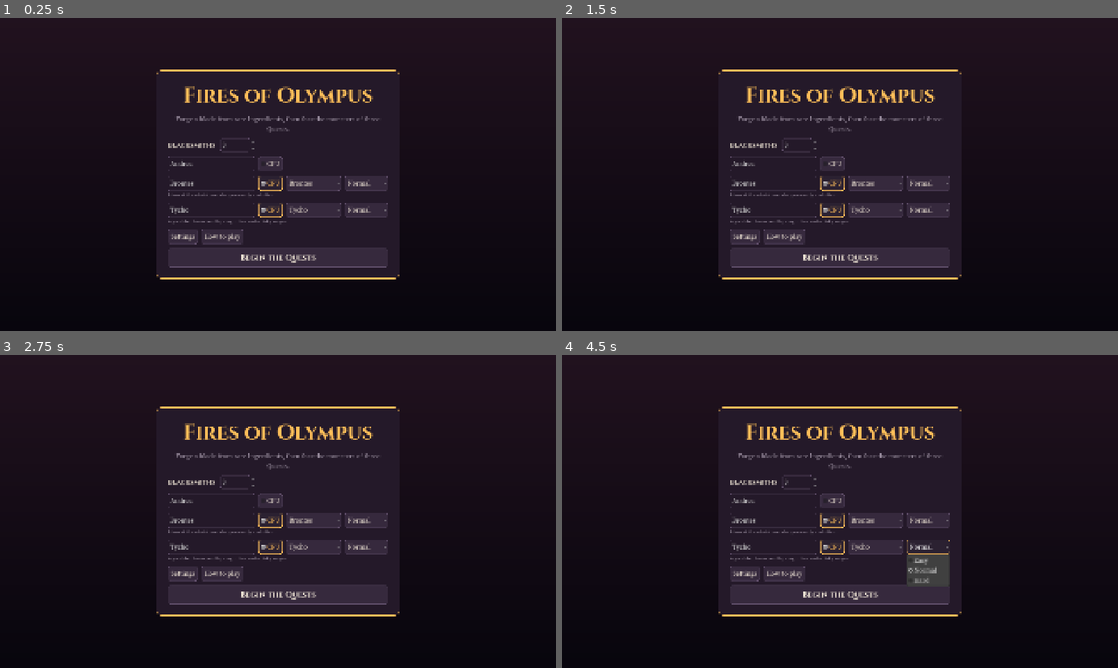
Above: before the commit, frames 1-4 (two rows, left to right).
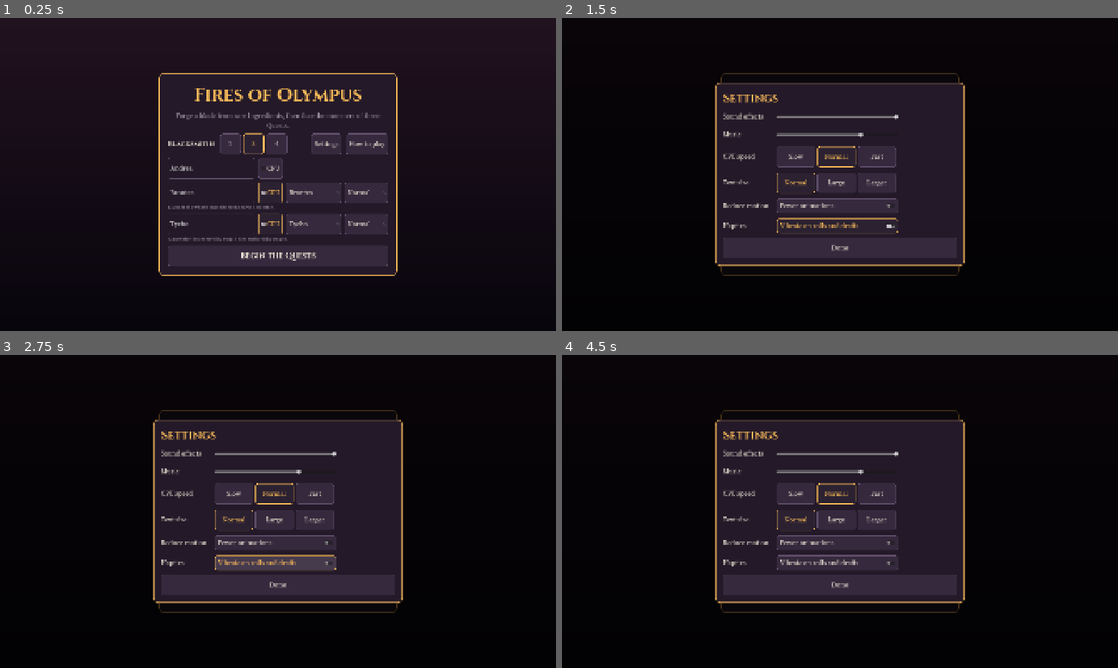
Above: after the commit, the same moments.

Repository: adpreese/firesofolympus
Game: Godot game, scene res://scenes/main.tscn
The game is run twice, just before and just after one commit, with the same random seed, the same clock (stepped at 60 frames per second) and the same inputs.
Inputs (mouse positions are in pixels of both pictures, inside the frame that each line leads up to):
- Up to frame 1 (0.25 s): no input
- Up to frame 2 (1.5 s): click "Settings" at 0.5 s; click "How to play" at 1.25 s
- Up to frame 3 (2.75 s): click (278, 561) at 2 s, where only the run after the commit has a clickable "Vibrate on rolls and drafts"
- Up to frame 4 (4.5 s): click "Normal" at 2.75 s; click "Normal" at 3.5 s; click "Normal" at 4.25 s

The runs differ from the first frame. In frame 1, 5.6% of the frame differs, in the area x 28-72%, y 16-84%; in frame 2, 8.3%; in frame 3, 8.9%, in the area x 27-73%, y 16-84%; in frame 4, 8.9%.

Commit message:
Platform and accessibility: touch targets, iOS safe areas, haptics, die symbols, app icon and launch screen
Dice carry corner symbols (✓ × ◆ ▲) so meaning doesn't rest on colour. Controls are
at least 72 px (44 pt on iPad); the card info button gets a 72 px tap area. Player
count is now buttons. Icon and splash are generated by tools/make_art.gd.

Co-Authored-By: Claude Opus 5.5 <noreply@anthropic.com>

Diff:
--- a/project.godot
+++ b/project.godot
@@ -10,6 +10,9 @@
 config/version="0.1.0"
 run/main_scene="res://scenes/main.tscn"
 config/icon="res://icon.png"
+boot_splash/bg_color=Color(0.03, 0.02, 0.05, 1)
+boot_splash/image="res://assets/splash.png"
+boot_splash/use_filter=false
 config/features=PackedStringArray("4.7", "GL Compatibility")
 
 [display]
--- a/scripts/main.gd
+++ b/scripts/main.gd
@@ -22,11 +22,13 @@
 var bot_wait := 0.0
 var cpu: Array = []            # per seat: {} for a human, {level, persona} for a CPU
 var bot_plan: FoBot.Plan       # the CPU decision being thought about
+const TOUCH := 72.0             # minimum tap size: 44 pt on an iPad at this 1920x1080 layout
 const THINK_MS := 10.0         # Hard CPUs think this long per frame so the UI stays smooth
 var autoplay := "--autoplay" in OS.get_cmdline_user_args()
 
 var seat_rows: Array = []  # [seat box, name LineEdit, CPU CheckBox, persona OptionButton, level OptionButton, blurb Label]
-var count_spin: SpinBox
+var player_count := 3            # seats in use on the setup screen
+var count_row: HBoxContainer
 var players_box: VBoxContainer
 var header: VBoxContainer
 var action_box: VBoxContainer
@@ -54,6 +56,7 @@
 var card_nodes := {}           # card id -> [zone, Control, card name] from the latest render
 var flights := 0               # cards in the air
 
+var board_margin: MarginContainer
 var persist := false           # autosave to FoSave (off for tests and --autoplay)
 var saved := []                # [moves, seen] last written, to skip identical saves
 var resume := []               # [FoGame, seen] from the save file, for the title screen
@@ -68,6 +71,7 @@
 	persist = not autoplay
 	theme = FoUI.make_theme()
 	_setup_audio()
+	get_viewport().size_changed.connect(_apply_safe_area)
 	data = CardData.load_default()
 	_show_setup()
 	if autoplay:
@@ -75,6 +79,25 @@
 			row[2].button_pressed = true
 	if autoplay or "--start" in OS.get_cmdline_user_args():
 		_start_game()
+
+
+## Keep the board clear of the notch and home indicator (iOS). Desktop reports the menu bar
+## and dock as unsafe, so insets only apply on mobile.
+func _apply_safe_area() -> void:
+	if board_margin == null:
+		return
+	var insets := [0.0, 0.0, 0.0, 0.0]  # left, top, right, bottom in canvas units
+	if OS.has_feature("mobile") and is_inside_tree():
+		var win := DisplayServer.window_get_size()
+		var safe := DisplayServer.get_display_safe_area()
+		var vp := get_viewport_rect().size
+		if win.x > 0 and win.y > 0 and safe.size.x > 0:
+			var k := Vector2(vp.x / win.x, vp.y / win.y)
+			insets = [safe.position.x * k.x, safe.position.y * k.y,
+				maxf(0, win.x - safe.end.x) * k.x, maxf(0, win.y - safe.end.y) * k.y]
+	var sides := ["left", "top", "right", "bottom"]
+	for i in 4:
+		board_margin.add_theme_constant_override("margin_" + sides[i], 16 + int(insets[i]))
 
 
 func _exit_tree() -> void:
@@ -126,15 +149,20 @@
 	resume = FoSave.read(data) if persist else []
 	_clear(self)
 	add_child(FoUI.background())
+	var scroll := ScrollContainer.new()  # only scrolls with 4 seats + Continue at large text sizes
+	scroll.set_anchors_preset(Control.PRESET_FULL_RECT)
+	scroll.horizontal_scroll_mode = ScrollContainer.SCROLL_MODE_DISABLED
+	add_child(scroll)
 	var center := CenterContainer.new()
-	center.set_anchors_preset(Control.PRESET_FULL_RECT)
-	add_child(center)
-	var pnl := FoUI.panel(FoUI.box(FoUI.PANEL, FoUI.GOLD, 2, 16, 40))
+	center.size_flags_horizontal = Control.SIZE_EXPAND_FILL
+	center.size_flags_vertical = Control.SIZE_EXPAND_FILL
+	scroll.add_child(center)
+	var pnl := FoUI.panel(FoUI.box(FoUI.PANEL, FoUI.GOLD, 2, 16, 32))
 	center.add_child(pnl)
 	var box := VBoxContainer.new()
-	box.add_theme_constant_override("separation", 16)
+	box.add_theme_constant_override("separation", 12)
 	pnl.add_child(box)
-	var title := FoUI.heading("Fires of Olympus", 72, FoUI.GOLD)
+	var title := FoUI.heading("Fires of Olympus", 64, FoUI.GOLD)
 	title.horizontal_alignment = HORIZONTAL_ALIGNMENT_CENTER
 	box.add_child(title)
 	var sub := FoUI.label("Forge a blade from rare Ingredients, then face the monsters of three Quests.", 22, FoUI.MUTED)
@@ -159,12 +187,13 @@
 	var row := HBoxContainer.new()
 	row.add_theme_constant_override("separation", 16)
 	row.add_child(FoUI.heading("Blacksmiths", 24, FoUI.INK, false))
-	count_spin = SpinBox.new()
-	count_spin.min_value = 2
-	count_spin.max_value = MAX_PLAYERS
-	count_spin.value = 3
-	count_spin.value_changed.connect(func(_v): _update_seats())
-	row.add_child(count_spin)
+	count_row = _choice(range(2, MAX_PLAYERS + 1).map(func(n): return str(n)), player_count - 2, func(i): _set_player_count(i + 2))
+	row.add_child(count_row)
+	var gap := Control.new()
+	gap.size_flags_horizontal = Control.SIZE_EXPAND_FILL
+	row.add_child(gap)
+	row.add_child(_button("Settings", func(): _open_menu("settings")))
+	row.add_child(_button("How to play", func(): _open_menu("rules")))
 	box.add_child(row)
 	seat_rows.clear()
 	for i in MAX_PLAYERS:
@@ -173,19 +202,20 @@
 		var r := HBoxContainer.new()
 		r.add_theme_constant_override("separation", 12)
 		var name_edit := LineEdit.new()
-		name_edit.custom_minimum_size.x = 300
+		name_edit.custom_minimum_size = Vector2(300, TOUCH)
 		var is_cpu := CheckBox.new()
 		is_cpu.text = "CPU"
+		is_cpu.custom_minimum_size.y = TOUCH
 		var persona := OptionButton.new()
 		for pd in FoBot.PERSONAS:
 			persona.add_item(pd.name)
 		persona.select(i % FoBot.PERSONAS.size())
-		persona.custom_minimum_size.x = 190
+		persona.custom_minimum_size = Vector2(190, TOUCH)
 		var level := OptionButton.new()
 		for l in FoBot.LEVELS:
 			level.add_item(l)
 		level.select(FoBot.Level.NORMAL)
-		level.custom_minimum_size.x = 150
+		level.custom_minimum_size = Vector2(150, TOUCH)
 		var blurb := FoUI.label("", 16, FoUI.MUTED, false)
 		r.add_child(name_edit)
 		r.add_child(is_cpu)
@@ -199,11 +229,6 @@
 		is_cpu.toggled.connect(func(_on): _update_seat(i, true))
 		persona.item_selected.connect(func(_idx): _update_seat(i, true))
 		_update_seat(i, true)
-	var options := HBoxContainer.new()
-	options.add_theme_constant_override("separation", 12)
-	options.add_child(_button("Settings", func(): _open_menu("settings")))
-	options.add_child(_button("How to play", func(): _open_menu("rules")))
-	box.add_child(options)
 	box.add_child(_title_button("Begin the Quests", _start_game))
 	if not resume.is_empty():
 		var note := FoUI.label("Beginning a new game replaces the saved one.", 18, FoUI.MUTED)
@@ -215,15 +240,22 @@
 
 func _title_button(text: String, f: Callable) -> Button:
 	var b := _button(text, f)
-	b.custom_minimum_size.y = 64
+	b.custom_minimum_size.y = TOUCH
 	b.add_theme_font_override("font", FoAssets.font(FoUI.HEADING_FONT))
 	b.add_theme_font_size_override("font_size", FoUI.fs(28))
 	return b
 
 
+func _set_player_count(n: int) -> void:
+	player_count = clampi(n, 2, MAX_PLAYERS)
+	if count_row != null:
+		count_row.get_child(player_count - 2).button_pressed = true
+	_update_seats()
+
+
 func _update_seats() -> void:
 	for i in seat_rows.size():
-		seat_rows[i][0].visible = i < int(count_spin.value)
+		seat_rows[i][0].visible = i < player_count
 
 
 ## Show or hide a seat's CPU options. rename: swap a default name for the persona's name (or back).
@@ -245,7 +277,7 @@
 	var names := []
 	var bots := []
 	var cpus := []
-	for i in int(count_spin.value):
+	for i in player_count:
 		var row: Array = seat_rows[i]
 		var n: String = row[1].text.strip_edges()
 		names.append(n if n != "" else "Player %d" % (i + 1))
@@ -296,8 +328,8 @@
 	add_child(FoUI.background())
 	var margin := MarginContainer.new()
 	margin.set_anchors_preset(Control.PRESET_FULL_RECT)
-	for side in ["left", "right", "top", "bottom"]:
-		margin.add_theme_constant_override("margin_" + side, 16)
+	board_margin = margin
+	_apply_safe_area()
 	add_child(margin)
 	var root := HBoxContainer.new()
 	root.add_theme_constant_override("separation", 18)
@@ -389,7 +421,7 @@
 	top.add_child(gap)
 	var menu_button := Button.new()
 	menu_button.text = "Menu"
-	menu_button.custom_minimum_size = Vector2(120, 48)
+	menu_button.custom_minimum_size = Vector2(140, TOUCH)
 	menu_button.pressed.connect(func():
 		_play("click")
 		_open_menu("pause"))
@@ -664,7 +696,7 @@
 	action_box.add_child(row)
 	if tumbling:
 		return
-	var legend := _marks_legend(marks, game.challenge_kind)
+	var legend := _marks_legend(marks, game.challenge_kind, p.dice)
 	if legend != "":
 		action_box.add_child(FoUI.label(legend, 16, FoUI.MUTED))
 	if clickable:
@@ -837,6 +869,7 @@
 	rows.add_theme_constant_override("separation", 18)
 	scroll.add_child(rows)
 	var all_marks: Array[int] = []
+	var all_dice := []
 	for r in entry.rows:
 		var row := HBoxContainer.new()
 		row.add_theme_constant_override("separation", 16)
@@ -851,7 +884,8 @@
 		row.add_child(dice)
 		for d in r.dice:
 			all_marks.append(d.mark)
-			var b := FoUI.die_face(d.value, d.mark, d.magic, d.carried, 56)
+			all_dice.append(d)
+			var b := FoUI.die_face(d.value, d.mark, d.magic, d.carried, 64)
 			var steps: Array = d.steps
 			var player_name: String = game.players[r.player].name
 			b.pressed.connect(func():
@@ -870,7 +904,7 @@
 		var res := FoUI.label(outcome, 22, color)
 		res.custom_minimum_size.x = 420
 		row.add_child(res)
-	var legend := _marks_legend(all_marks, entry.kind)
+	var legend := _marks_legend(all_marks, entry.kind, all_dice)
 	if legend != "":
 		box.add_child(FoUI.label(legend, 16, FoUI.MUTED))
 	results_detail = FoUI.label("Tap a die to see how its value was worked out.", 18, FoUI.MUTED)
@@ -912,12 +946,17 @@
 		results_queue.pop_front()
 
 
-func _marks_legend(marks: Array[int], kind: String) -> String:
+## Explains the die symbols on show. `dice`: FoGame.Die objects or history dice dicts.
+func _marks_legend(marks: Array[int], kind: String, dice: Array) -> String:
 	var parts := PackedStringArray()
 	if 1 in marks:
-		parts.append("Gold border: " + ("scores a Success" if kind == FoGame.SHARPNESS else "protects you from the penalty"))
+		parts.append("%s Gold border: %s" % [FoUI.MARK_GOOD, "scores a Success" if kind == FoGame.SHARPNESS else "protects you from the penalty"])
 	if -1 in marks:
-		parts.append("Red border: triggers the penalty")
+		parts.append("%s Red border: triggers the penalty" % FoUI.MARK_BAD)
+	if dice.any(func(d): return d.magic):
+		parts.append("%s Magic die (Sphinx's Milk)" % FoUI.MARK_MAGIC)
+	if dice.any(func(d): return d.carried):
+		parts.append("%s %s" % [FoUI.MARK_KEPT, "Kept for Sharpness (Jeweled Scabbard)" if kind == FoGame.STRENGTH else "Kept from Strength (Jeweled Scabbard)"])
 	return "   ".join(parts)
 
 
@@ -1099,6 +1138,10 @@
 		FoSettings.reduce_motion = on
 		_save_settings())
 	_setting_row(grid, "Reduce motion", motion)
+	if OS.has_feature("mobile") or DisplayServer.is_touchscreen_available():
+		_setting_row(grid, "Haptics", _toggle("Vibrate on rolls and drafts", FoSettings.haptics, func(on):
+			FoSettings.haptics = on
+			_save_settings()))
 	box.add_child(_big_button("Done", _close_menu))
 	return pb[0]
 
@@ -1137,7 +1180,7 @@
 		b.toggle_mode = true
 		b.button_group = group
 		b.button_pressed = i == selected
-		b.custom_minimum_size = Vector2(132, 48)
+		b.custom_minimum_size = Vector2(maxf(TOUCH, 132 if options[i].length() > 2 else 0), TOUCH)
 		b.pressed.connect(func():
 			_play("toggle")
 			f.call(i)
@@ -1154,10 +1197,8 @@
 		return
 	var page := menu
 	var back := menu_back
-	var count := count_spin.value
 	var seats := seat_rows.map(func(r): return [r[1].text, r[2].button_pressed, r[3].selected, r[4].selected])
 	_show_setup()
-	count_spin.value = count
 	for i in seats.size():
 		seat_rows[i][2].button_pressed = seats[i][1]
 		seat_rows[i][3].select(seats[i][2])
@@ -1286,6 +1327,7 @@
 func _button(text: String, f: Callable, click_sound := true) -> Button:
 	var b := Button.new()
 	b.text = text
+	b.custom_minimum_size.y = TOUCH
 	b.pressed.connect(func():
 		if click_sound:
 			_play("click")
@@ -1295,7 +1337,7 @@
 
 func _big_button(text: String, f: Callable) -> Button:
 	var b := _button(text, f)
-	b.custom_minimum_size = Vector2(220, 60)
+	b.custom_minimum_size = Vector2(220, TOUCH)
 	b.add_theme_font_size_override("font_size", FoUI.fs(24))
 	return b
 
@@ -1386,6 +1428,12 @@
 		music.stop()
 
 
+## A short buzz on phones and tablets (iOS uses the Taptic Engine).
+func _haptic(ms: int) -> void:
+	if FoSettings.haptics and OS.has_feature("mobile") and not autoplay and is_inside_tree():
+		Input.vibrate_handheld(ms, 0.5)
+
+
 func _play(event: String) -> void:
 	_play_file(FoAssets.sfx_path(event), FoAssets.SFX[event][1])
 
@@ -1427,6 +1475,7 @@
 	if now.phase == FoGame.Phase.GAME_OVER:
 		if was.phase != FoGame.Phase.GAME_OVER:
 			_play("game_over")
+			_haptic(80)
 		return
 	if now.quest != was.quest:
 		_play("quest_end")
@@ -1434,15 +1483,18 @@
 		var cards: Array = now.ingredients[pi]
 		if cards.size() > was.ingredients[pi].size():
 			_play_file(FoAssets.ingredient_sound_path(cards[-1]), 0.6)
+			_haptic(20)
 		if now.sharpen[pi] > was.sharpen[pi]:
 			_play("sharpen")
 		if now.reserve[pi] > was.reserve[pi]:
 			_play("reserve")
+			_haptic(20)
 	if now.phase == FoGame.Phase.REACT:
 		if was.phase != FoGame.Phase.REACT or was.kind != now.kind:
 			_play("challenge")
 		if was.phase != FoGame.Phase.REACT or was.kind != now.kind or was.current != now.current:
 			_play("roll")
+			_haptic(40)
 			if _animate():
 				tumble_left = TUMBLE_TIME
 				tumble_tick = 0.0
--- a/scripts/settings.gd
+++ b/scripts/settings.gd
@@ -13,6 +13,7 @@
 static var cpu_speed := 1       # index into CPU_SPEEDS
 static var text_size := 0       # index into TEXT_SIZES
 static var reduce_motion := false
+static var haptics := true
 
 
 static func load_file() -> void:
@@ -24,6 +25,7 @@
 	cpu_speed = clampi(int(cf.get_value("game", "cpu_speed", cpu_speed)), 0, CPU_SPEEDS.size() - 1)
 	text_size = clampi(int(cf.get_value("display", "text_size", text_size)), 0, TEXT_SIZES.size() - 1)
 	reduce_motion = bool(cf.get_value("display", "reduce_motion", reduce_motion))
+	haptics = bool(cf.get_value("game", "haptics", haptics))
 
 
 static func save_file() -> void:
@@ -33,6 +35,7 @@
 	cf.set_value("game", "cpu_speed", cpu_speed)
 	cf.set_value("display", "text_size", text_size)
 	cf.set_value("display", "reduce_motion", reduce_motion)
+	cf.set_value("game", "haptics", haptics)
 	cf.save(PATH)
 
 
--- a/scripts/ui_kit.gd
+++ b/scripts/ui_kit.gd
@@ -18,6 +18,12 @@
 const HEADING_FONT := "Cinzel-Bold.ttf"
 const BODY_FONT := "SourceSerif4-Regular.ttf"
 const BOLD_FONT := "SourceSerif4-SemiBold.ttf"
+
+## Die symbols, so meaning never rests on colour alone (Source Serif has these glyphs).
+const MARK_GOOD := "✓"
+const MARK_BAD := "×"
+const MARK_MAGIC := "◆"
+const MARK_KEPT := "▲"
 
 const TILE := Vector2(176, 240)  # market / choice cards
 const MINI := Vector2(84, 104)   # cards on a player's mat
@@ -161,21 +167,39 @@
 	return b
 
 
-## A small round "i" button pinned to a tile's top-right corner.
+## A small round "i" button pinned to a tile's top-right corner. The circle is small, but
+## the tap area is a 72 px square (44 pt on an iPad) so a near miss doesn't hit the tile.
 static func corner_button(parent: Control, text: String) -> Button:
+	var hit := 72
+	var dot_size := 34
 	var i := Button.new()
-	i.text = text
-	i.add_theme_font_size_override("font_size", 16)
-	var r := 16
-	for s in ["normal", "hover", "pressed"]:
-		var st := box(PANEL.darkened(0.3) if s == "normal" else PANEL_LIGHT, GOLD if s != "normal" else EDGE, 1, r, 0)
-		i.add_theme_stylebox_override(s, st)
+	for st in ["normal", "hover", "pressed", "focus", "disabled"]:
+		i.add_theme_stylebox_override(st, StyleBoxEmpty.new())
 	i.anchor_left = 1
 	i.anchor_right = 1
-	i.offset_left = -38
-	i.offset_right = -6
-	i.offset_top = 6
-	i.offset_bottom = 38
+	i.offset_left = -hit
+	i.offset_right = 0
+	i.offset_top = 0
+	i.offset_bottom = hit
+	var dot := Panel.new()
+	dot.mouse_filter = Control.MOUSE_FILTER_IGNORE
+	dot.position = Vector2(hit - dot_size - 6, 6)
+	dot.size = Vector2(dot_size, dot_size)
+	var idle := box(PANEL.darkened(0.3), EDGE, 1, dot_size / 2, 0)
+	var lit := box(PANEL_LIGHT, GOLD, 1, dot_size / 2, 0)
+	dot.add_theme_stylebox_override("panel", idle)
+	i.mouse_entered.connect(func(): dot.add_theme_stylebox_override("panel", lit))
+	i.mouse_exited.connect(func(): dot.add_theme_stylebox_override("panel", idle))
+	var l := Label.new()
+	l.text = text
+	l.mouse_filter = Control.MOUSE_FILTER_IGNORE
+	l.add_theme_font_size_override("font_size", 16)
+	l.add_theme_color_override("font_color", INK)
+	l.horizontal_alignment = HORIZONTAL_ALIGNMENT_CENTER
+	l.vertical_alignment = VERTICAL_ALIGNMENT_CENTER
+	l.set_anchors_preset(Control.PRESET_FULL_RECT)
+	dot.add_child(l)
+	i.add_child(dot)
 	parent.add_child(i)
 	return i
 
@@ -204,14 +228,39 @@
 	style.shadow_offset = Vector2(0, 3)
 	for state in ["normal", "hover", "pressed", "disabled", "focus"]:
 		b.add_theme_stylebox_override(state, style)
+	var magic_ink := Color(0.1, 0.35, 0.75)
+	var kept_ink := Color(0.6, 0.38, 0.0)
 	var ink := Color(0.15, 0.1, 0.12)
 	if magic:
-		ink = Color(0.1, 0.35, 0.75)
+		ink = magic_ink
 	if carried:
-		ink = Color(0.6, 0.38, 0.0)
+		ink = kept_ink
 	for c in ["font_color", "font_hover_color", "font_pressed_color", "font_disabled_color", "font_focus_color"]:
 		b.add_theme_color_override(c, ink)
+	if mark != 0:
+		_die_badge(b, MARK_GOOD if mark == 1 else MARK_BAD, Color(0.55, 0.38, 0.0) if mark == 1 else Color(0.75, 0.12, 0.1), size, Vector2(1, 0))
+	if magic:
+		_die_badge(b, MARK_MAGIC, magic_ink, size, Vector2(0, 1))
+	if carried:
+		_die_badge(b, MARK_KEPT, kept_ink, size, Vector2(1, 1))
 	return b
+
+
+## A small symbol in a die's corner; corner (0,0) = top-left, (1,1) = bottom-right.
+static func _die_badge(die: Button, text: String, color: Color, size: float, corner: Vector2) -> void:
+	var l := Label.new()
+	l.text = text
+	l.mouse_filter = Control.MOUSE_FILTER_IGNORE
+	l.add_theme_font_override("font", FoAssets.font(BOLD_FONT))
+	l.add_theme_font_size_override("font_size", maxi(12, int(size * 0.24)))
+	l.add_theme_color_override("font_color", color)
+	var box_size := size * 0.36
+	var inset := size * 0.06
+	l.horizontal_alignment = HORIZONTAL_ALIGNMENT_CENTER
+	l.vertical_alignment = VERTICAL_ALIGNMENT_CENTER
+	l.size = Vector2(box_size, box_size)
+	l.position = Vector2(inset + corner.x * (size - box_size - 2 * inset), inset + corner.y * (size - box_size - 2 * inset))
+	die.add_child(l)
 
 
 ## `filled` of `total` small squares, e.g. sharpening progress.
--- a/tests/test_ui.gd
+++ b/tests/test_ui.gd
@@ -10,7 +10,7 @@
 		var ui: Control = load("res://scripts/main.gd").new()
 		ui.data = CardData.load_default()
 		ui._show_setup()
-		ui.count_spin.value = 2 + s % 3
+		ui._set_player_count(2 + s % 3)
 		var hotseat := s % 2 == 0
 		for i in ui.seat_rows.size():
 			ui.seat_rows[i][2].button_pressed = not hotseat and i > 0
--- /dev/null
+++ b/tools/make_art.gd
@@ -0,0 +1,54 @@
+extends SceneTree
+## Regenerates the app icon (icon.png, 1024x1024, no alpha as the App Store requires) and the
+## launch image (assets/splash.png, shown on a FoUI.BG_BOTTOM-coloured screen) from the sword art.
+##   godot --headless --script res://tools/make_art.gd
+
+const SWORD := "res://assets/images/challenges/15_sword.png"
+const EMBER := Color(1.0, 0.55, 0.15)
+
+
+func _init() -> void:
+	var sword := Image.load_from_file(ProjectSettings.globalize_path(SWORD))
+	sword.convert(Image.FORMAT_RGBA8)
+	_icon(sword).save_png("res://icon.png")
+	_splash(sword).save_png("res://assets/splash.png")
+	print("wrote icon.png and assets/splash.png")
+	quit()
+
+
+func _icon(sword: Image) -> Image:
+	var n := 1024
+	var img := Image.create(n, n, false, Image.FORMAT_RGBA8)
+	for y in n:
+		var bg := FoUI.BG_TOP.lerp(FoUI.BG_BOTTOM, float(y) / n)
+		for x in n:
+			img.set_pixel(x, y, bg.lerp(EMBER, _glow(x, y, n) * 0.85))
+	_stamp(img, sword, 880)
+	img.convert(Image.FORMAT_RGB8)
+	return img
+
+
+func _splash(sword: Image) -> Image:
+	var n := 1024
+	var img := Image.create(n, n, false, Image.FORMAT_RGBA8)
+	for y in n:
+		for x in n:
+			var c := EMBER
+			c.a = _glow(x, y, n) * 0.6
+			img.set_pixel(x, y, c)
+	_stamp(img, sword, 700)
+	return img
+
+
+## A soft ember glow centred a little below the middle, 1 at the centre fading to 0.
+func _glow(x: int, y: int, n: int) -> float:
+	var d := Vector2(x, y).distance_to(Vector2(n * 0.5, n * 0.56)) / (n * 0.42)
+	return clampf(1.0 - d, 0.0, 1.0) ** 1.8
+
+
+## The pixel art scaled up crisply (nearest) to `size` and centred.
+func _stamp(img: Image, art: Image, size: int) -> void:
+	var big := art.duplicate()
+	big.resize(size, size, Image.INTERPOLATE_NEAREST)
+	var at := (Vector2i(img.get_width(), img.get_height()) - Vector2i(size, size)) / 2
+	img.blend_rect(big, Rect2i(Vector2i.ZERO, big.get_size()), at)
Binary file added: assets/splash.png
Not shown, added: assets/splash.png.import
Not shown, changed: export_presets.cfg
Binary file changed: icon.png
Not shown, added: tools/make_art.gd.uid
Not shown, changed: CLAUDE.md
Not shown, changed: design/roadmap.md
